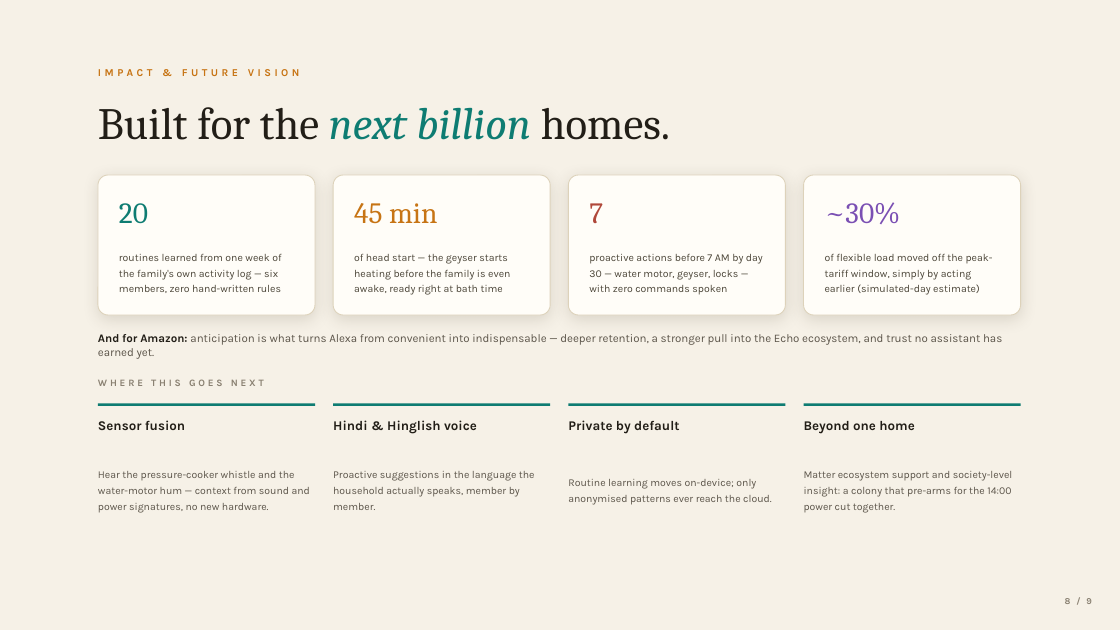
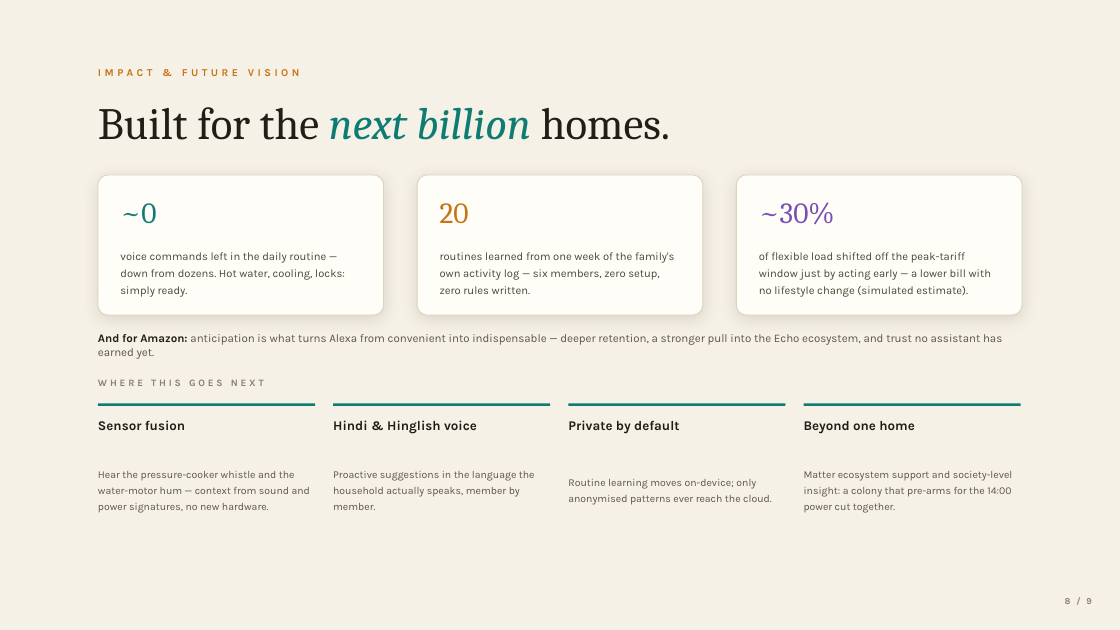
Before and after one commit to piyushk-dev/hackon_project, a slide deck: slide 8 of deck/Alexa-Thinks-Ahead-Bar-Raisers-portable.pptx. Drawn at 1120x630 pixels with LibreOffice and Linux fonts; fonts in the diff are those of the drawing. Boxes give left, top, right and bottom in pixels: in the first picture for what was removed or moved away, otherwise in the second. Text is boxed around its words. In the diff, an @@ line names an element or a change of style, - is before the commit and + after.

```diff
--- a/deck/Alexa-Thinks-Ahead-Bar-Raisers-portable.pptx
+++ b/deck/Alexa-Thinks-Ahead-Bar-Raisers-portable.pptx
@@ rounded rectangle: place and size @@
-rounded rectangle at (98,175,315,315)
+rounded rectangle at (98,175,384,315)
@@ rounded rectangle removed at (334,175,550,315) @@
@@ rounded rectangle: place and size @@
-rounded rectangle at (569,175,786,315)
+rounded rectangle at (418,175,703,315)
@@ rounded rectangle: place and size @@
-rounded rectangle at (804,175,1021,315)
+rounded rectangle at (737,175,1023,315)
@@ text added at (120,203,156,223), 25.2 pt, text #0E7C72 @@
+~0
@@ text removed at (354,203,437,224) @@
-45 min
@@ text "20": place and size @@
-text "20" at (119,203,148,224)
+text "20" at (440,203,469,223)
@@ text "20" at (440,203,469,223): text colour #0E7C72 to #C77414 @@
@@ text removed at (589,203,603,223) @@
-7
@@ text "~30%": place and size @@
-text "~30%" at (825,202,901,224)
+text "~30%" at (759,202,835,224)
@@ text added at (120,252,345,297), 9.6 pt, text #4C4639 @@
+voice commands left in the daily routine — down from dozens. Hot water, cooling, locks: simply ready.
@@ text removed at (354,254,510,295) @@
-of head start — the geyser starts heating before the family is even awake, ready right at bath time
@@ text at (440,252,675,294): text changed; size 9 to 9.6 pt @@
-routines learned from one week of the family's own activity log — six members, zero hand-written rules
+routines learned from one week of the family's own activity log — six members, zero setup, zero rules written.
@@ text removed at (589,254,763,295) @@
-proactive actions before 7 AM by day 30 — water motor, geyser, locks — with zero commands spoken
@@ text at (759,252,991,297): text changed; size 9 to 9.6 pt @@
-of flexible load moved off the peak-tariff window, simply by acting earlier (simulated-day estimate)
+of flexible load shifted off the peak-tariff window just by acting early — a lower bill with no lifestyle change (simulated estimate).
```
Also in this commit, not shown: 4 other slides changed, 4 other files.
